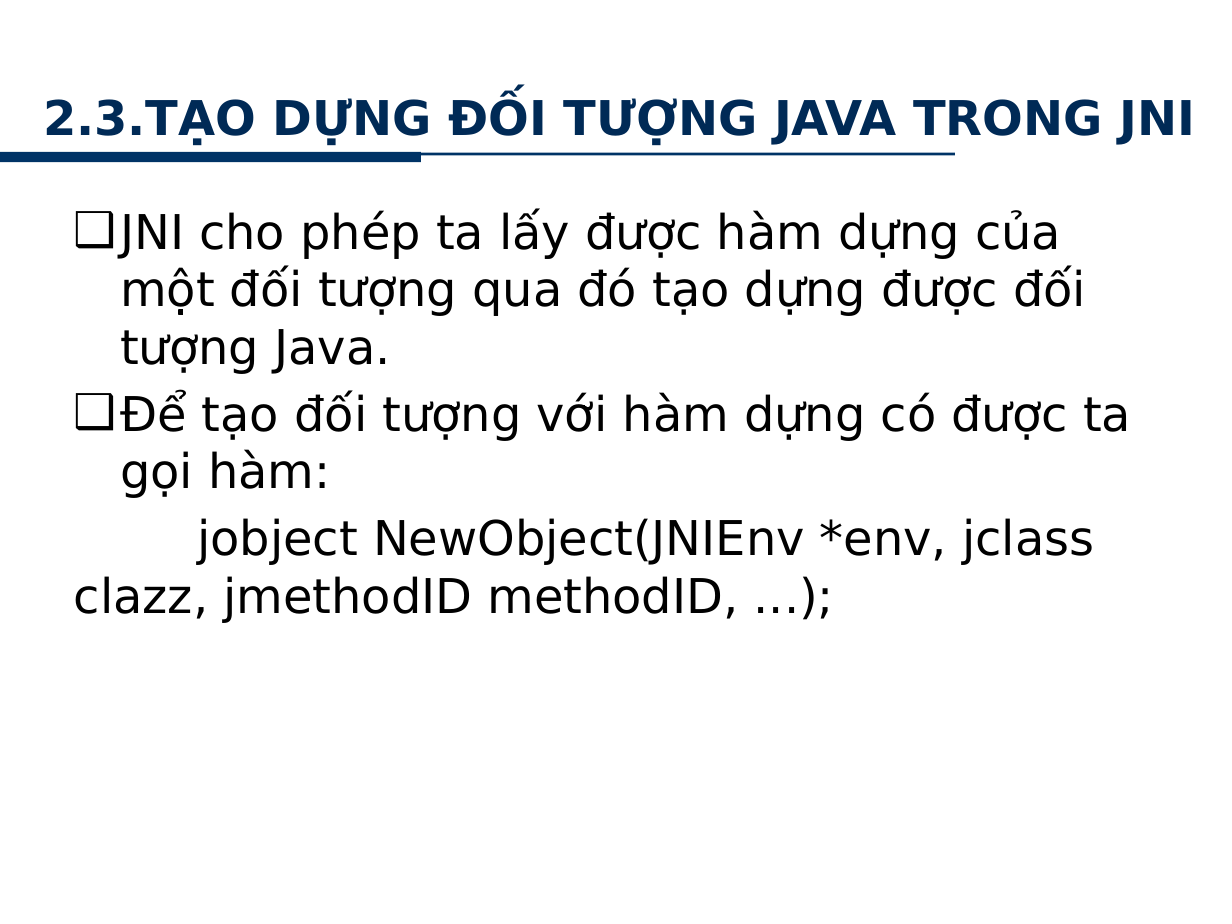
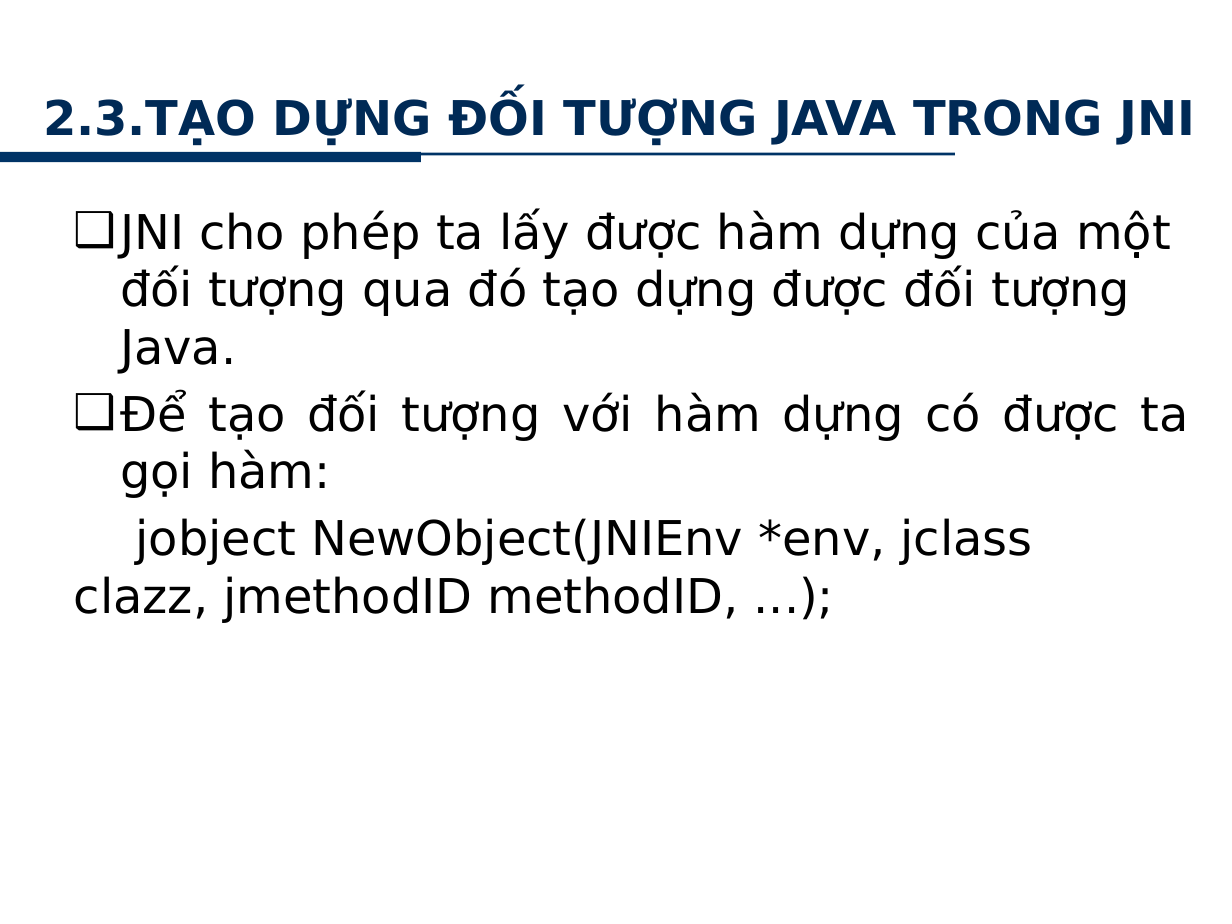
Before and after one commit to minhkhanh/UofS-Java, a slide deck: slide 23 of Seminar_JNI/Slide_00.pptx. Drawn at 1232x924 pixels with LibreOffice and Linux fonts; fonts in the diff are those of the drawing; background and template pictures are left out. Boxes give left, top, right and bottom in pixels: in the first picture for what was removed or moved away, otherwise in the second. Text is boxed around its words. In the diff, an @@ line names an element or a change of style, - is before the commit and + after.

```diff
--- a/Seminar_JNI/Slide_00.pptx
+++ b/Seminar_JNI/Slide_00.pptx
@@ text at (74, 392, 1189, 623): alignment left to justified; indent changed @@
```
Also in this commit, not shown: 5 other slides changed.
